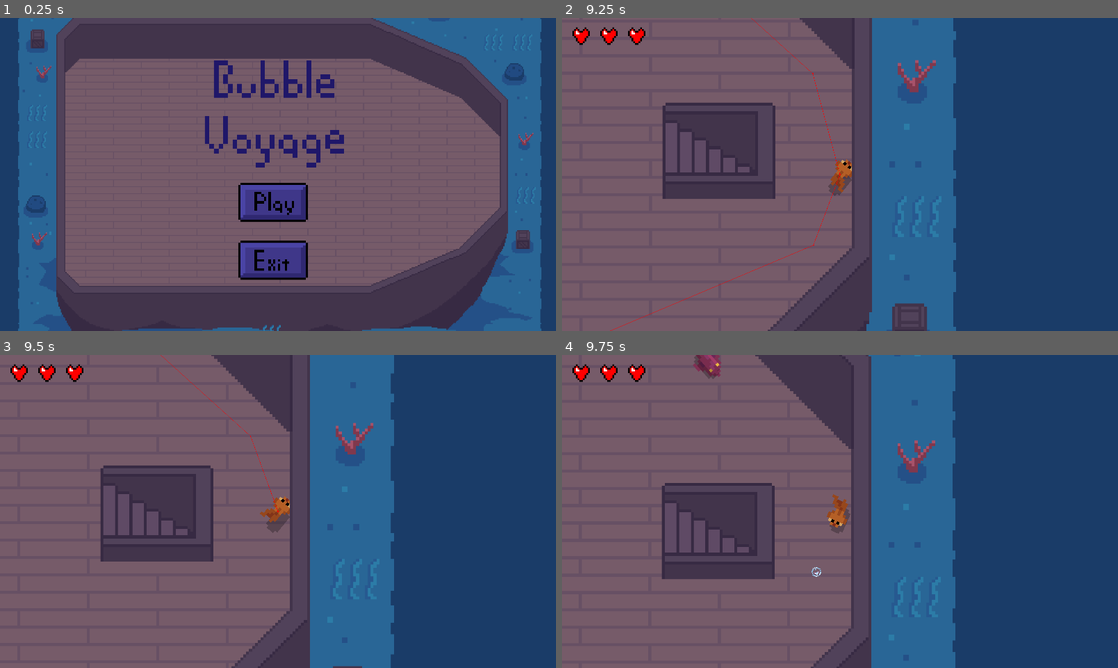
Above: before the commit, frames 1-4 (two rows, left to right).
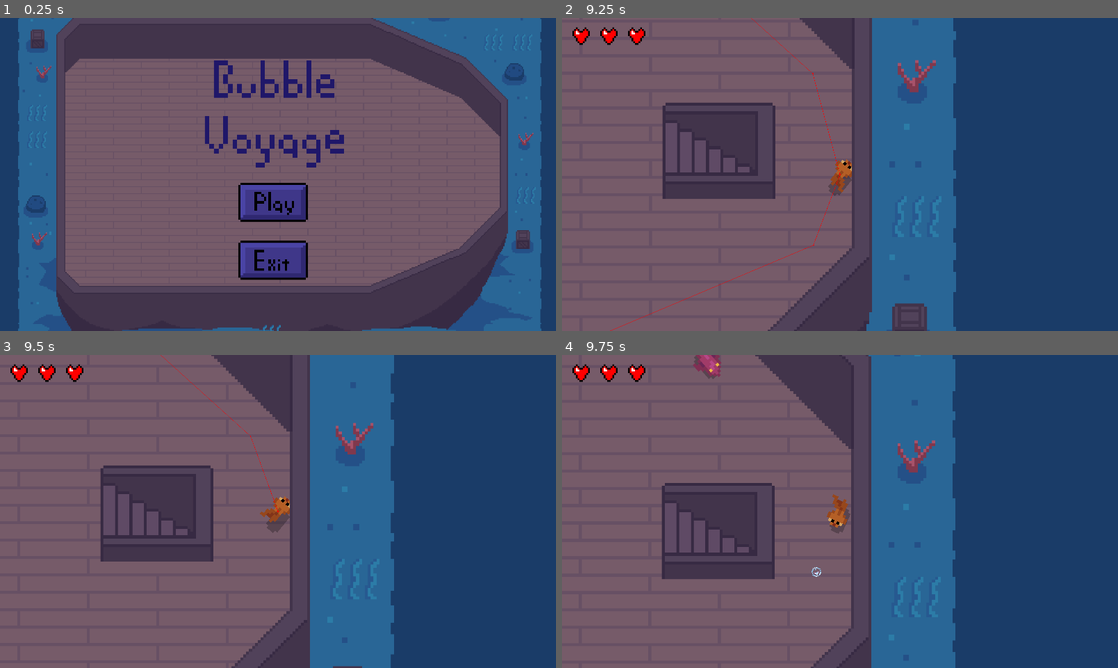
Above: after the commit, the same moments.

Repository: canaryincoalmine/Fish-Society-and-its-Bubbles
Game: Godot game, scene res://Code/Screens/TitleScreen.tscn
Same seed, same stepped clock (60 frames per second), same inputs: the game is played once before the commit and once after it.
Inputs (mouse positions are in pixels of both pictures, inside the frame that each line leads up to):
- Up to frame 1 (0.25 s): no input
- Up to frame 2 (9.25 s): click (834, 202) at 0.5 s; move the mouse to (962, 158) at 1.27 s; tap Space (dash) every 1.5 s from 1.35 to 8.85 s; move the mouse to (728, 190) at 2.02 s; click (728, 190) at 2.1 s; move the mouse to (895, 105) at 2.77 s; move the mouse to (812, 237) at 3.52 s; click (812, 237) at 3.6 s; move the mouse to (1006, 221) at 4.27 s; move the mouse to (673, 127) at 5.02 s; click (673, 127) at 5.1 s; move the mouse to (867, 174) at 5.77 s; move the mouse to (756, 96) at 6.52 s; click (756, 96) at 6.6 s; move the mouse to (962, 158) at 7.27 s; move the mouse to (728, 190) at 8.02 s; click (728, 190) at 8.1 s; move the mouse to (895, 105) at 8.77 s
- Up to frame 3 (9.5 s): no input
- Up to frame 4 (9.75 s): move the mouse to (812, 574) at 9.52 s; click (812, 574) at 9.6 s

Frames 1-3 are identical in both runs. In frame 4, 0.2% of the frame differs, in the area x 24-29%, y 0-7%.

Commit message:
Fixed cod and swordfish shadows

Diff:
--- a/Code/Enemies/Cod/Cod.tscn
+++ b/Code/Enemies/Cod/Cod.tscn
@@ -83,6 +83,7 @@
 collision_mask = 2
 
 [node name="Shadow" type="Sprite2D" parent="."]
+z_index = -1
 texture = ExtResource("3_avmny")
 
 [connection signal="timeout" from="DashTimer" to="." method="_on_dash_timer_timeout"]
--- a/Code/Enemies/Swordfish/swordfish.gd
+++ b/Code/Enemies/Swordfish/swordfish.gd
@@ -43,7 +43,7 @@
 			dashing = false
 			$AnimatedSprite2D.animation = "move"
 			$AnimatedSprite2D.play()
-		$Shadow.global_position = global_position + Vector2(0, 10)
+		$Shadow.global_position = global_position + Vector2(0, 30)
 		move_and_slide()
 
 func take_damage(damage):
